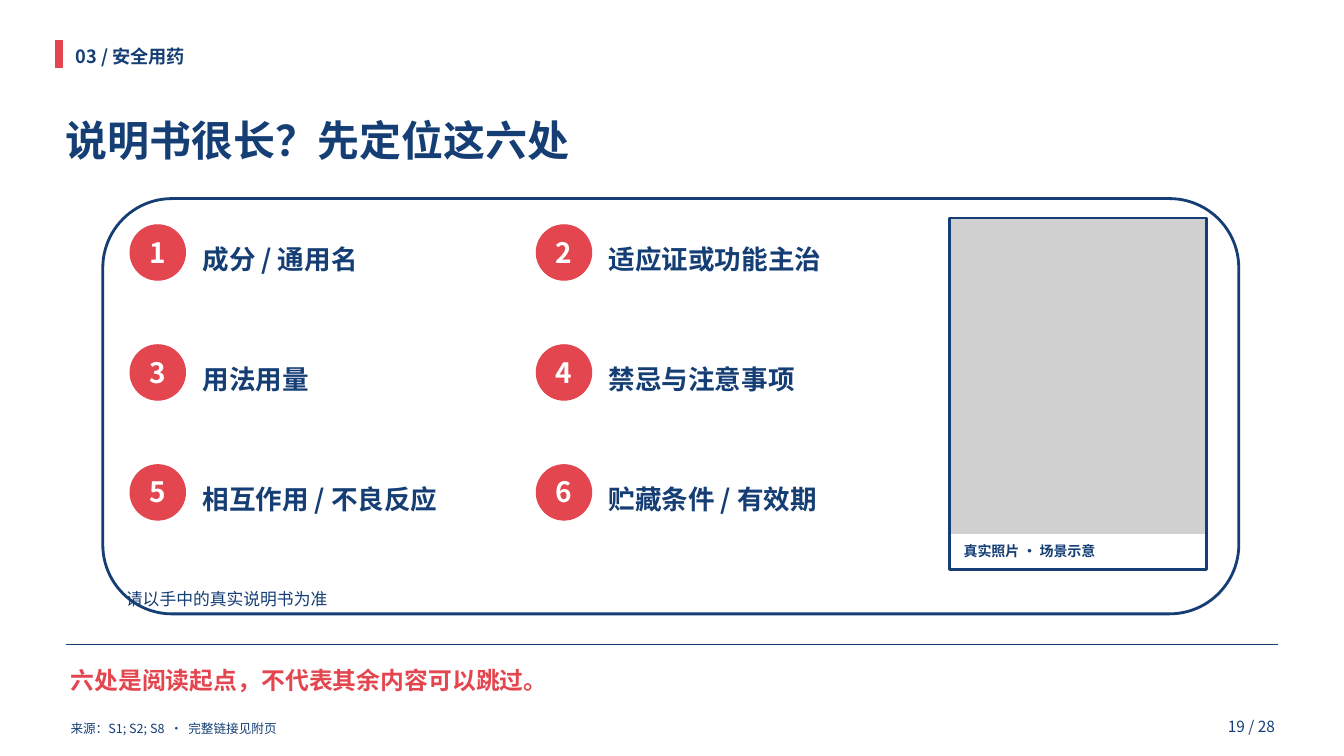
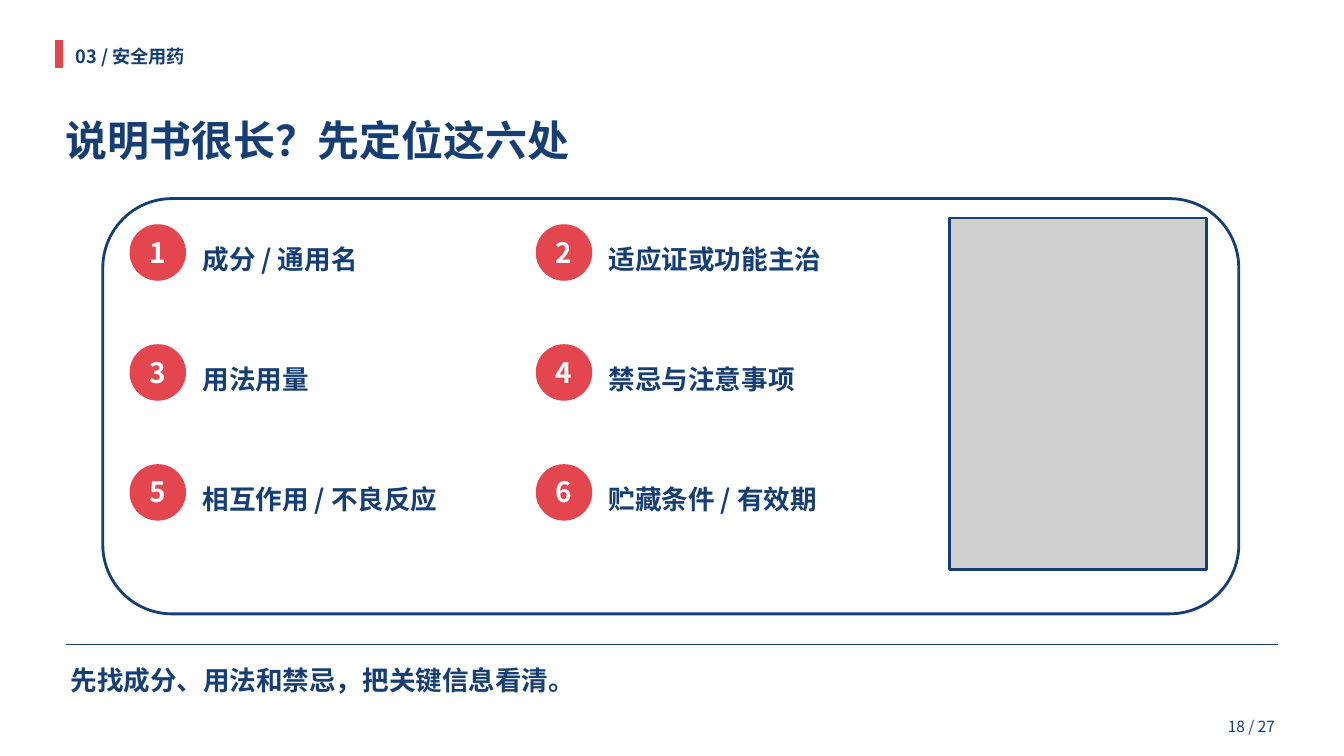
Before and after one commit to HOU-snowyfly/PPTbuilder, a slide deck: slide 18 of 交付文件/合理用药_双人35分钟.pptx (slide 19 before the commit). Drawn at 1344x756 pixels with LibreOffice and Linux fonts; fonts in the diff are those of the drawing; grey boxes stand for pictures. Boxes give left, top, right and bottom in pixels: in the first picture for what was removed or moved away, otherwise in the second. Text is boxed around its words. In the diff, an @@ line names an element or a change of style, - is before the commit and + after.

```diff
--- a/交付文件/合理用药_双人35分钟.pptx
+++ b/交付文件/合理用药_双人35分钟.pptx
@@ rectangle removed at <box>952,534,1205,568</box> @@
@@ text removed at <box>964,544,1096,558</box> @@
-真实照片 · 场景示意
@@ text removed at <box>126,591,327,610</box> @@
-请以手中的真实说明书为准
@@ text at <box>71,667,575,694</box>: text changed; size 17 to 19 pt; text colour #E3464F to #153E75 @@
-六处是阅读起点，不代表其余内容可以跳过。
+先找成分、用法和禁忌，把关键信息看清。
@@ text removed at <box>71,722,276,735</box> @@
-来源：S1; S2; S8 · 完整链接见附页
@@ text at <box>1228,720,1275,732</box>: text changed @@
-19 / 28
+18 / 27
```
Also in this commit, not shown: 29 other slides changed, 1 slide removed, 1 other file.
